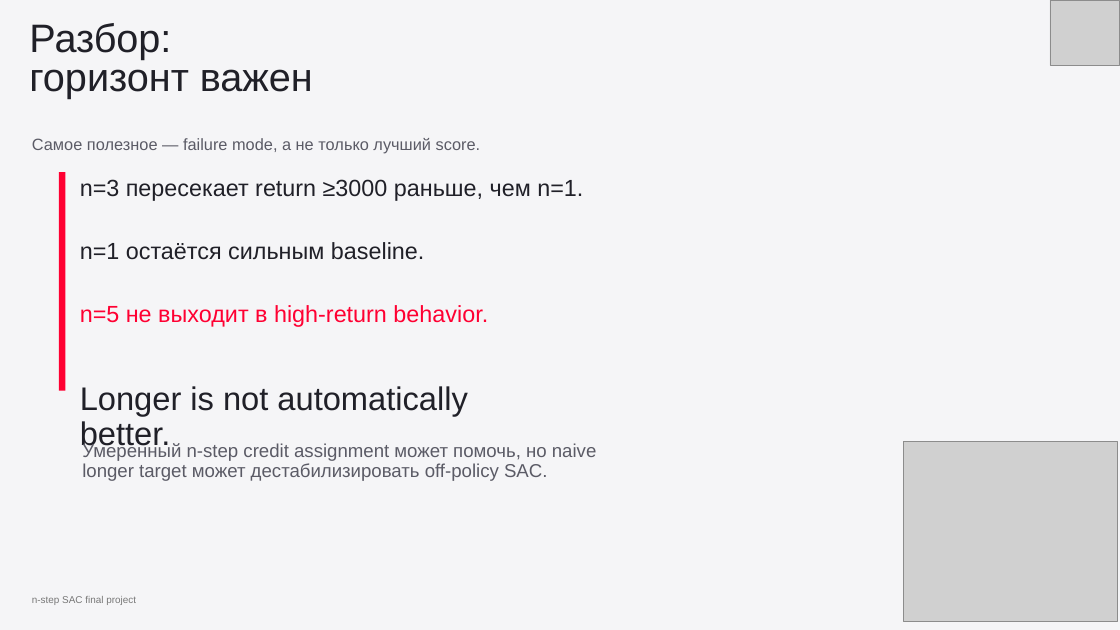
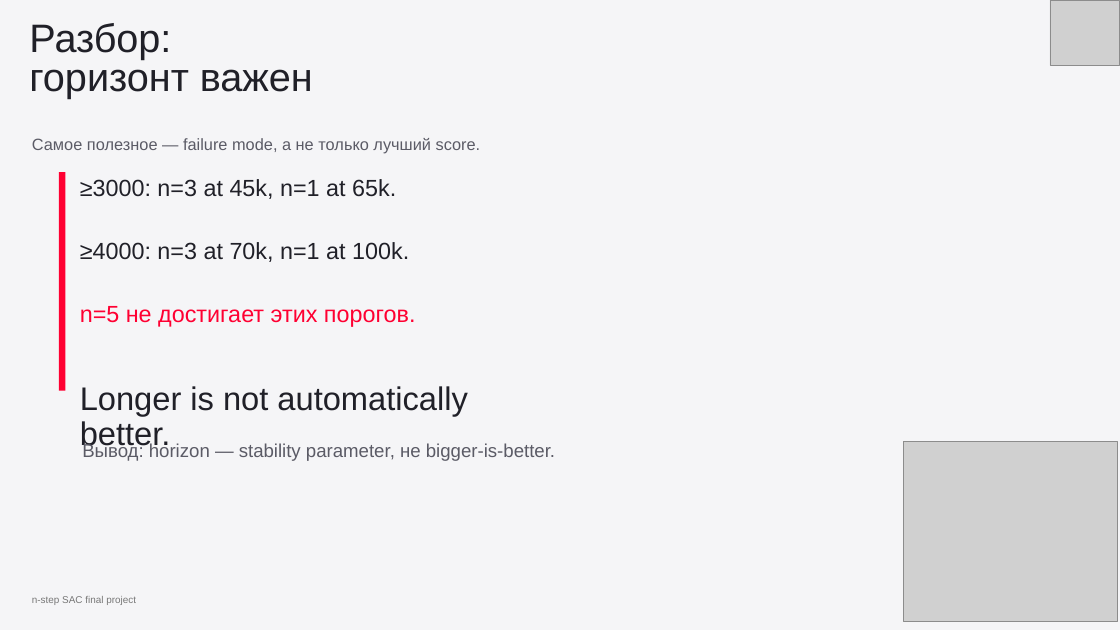
Before and after one commit to Therad445/nstep-sac-reproducibility, a slide deck: slide 11 of slides/nstep_sac_template_style_deck_ru.pptx. Drawn at 1120x630 pixels with LibreOffice and Linux fonts; fonts in the diff are those of the drawing; grey boxes stand for pictures. Boxes give left, top, right and bottom in pixels: in the first picture for what was removed or moved away, otherwise in the second. Text is boxed around its words. In the diff, an @@ line names an element or a change of style, - is before the commit and + after.

```diff
--- a/slides/nstep_sac_template_style_deck_ru.pptx
+++ b/slides/nstep_sac_template_style_deck_ru.pptx
@@ text at bbox=[80, 179, 396, 199]: text changed @@
-n=3 пересекает return ≥3000 раньше, чем n=1.
+≥3000: n=3 at 45k, n=1 at 65k.
@@ text at bbox=[80, 242, 409, 262]: text changed @@
-n=1 остаётся сильным baseline.
+≥4000: n=3 at 70k, n=1 at 100k.
@@ text at bbox=[80, 306, 416, 327]: text changed @@
-n=5 не выходит в high-return behavior.
+n=5 не достигает этих порогов.
@@ text at bbox=[82, 442, 555, 461]: text changed @@
-Умеренный n-step credit assignment может помочь, но naive longer target может дестабилизировать off-policy SAC.
+Вывод: horizon — stability parameter, не bigger-is-better.
```
Also in this commit, not shown: 5 other slides changed, 3 other files.
